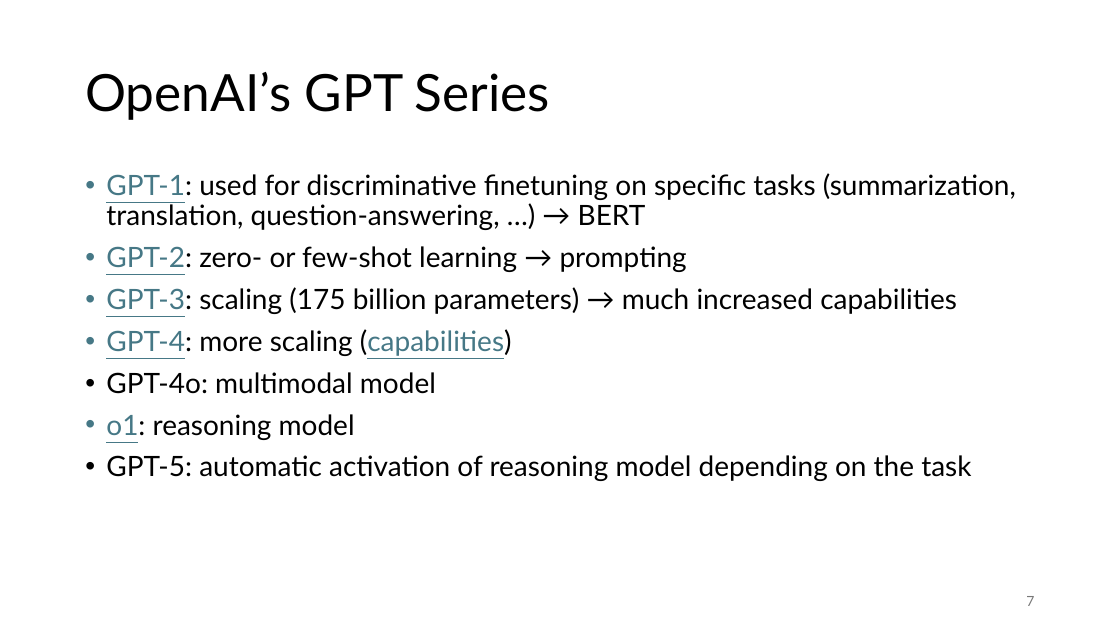
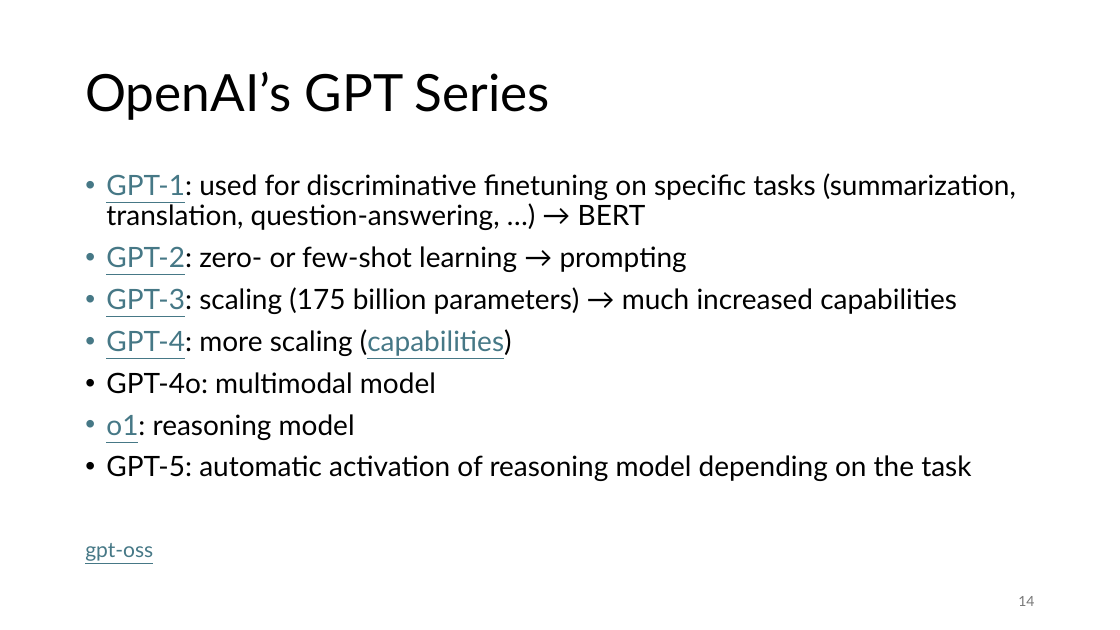
Before and after one commit to FelixWick/language_models, a slide deck: slide 14 of slides/3_LLMs.pptx (slide 7 before the commit). Drawn at 1120x630 pixels with LibreOffice and Linux fonts; fonts in the diff are those of the drawing. Boxes give left, top, right and bottom in pixels: in the first picture for what was removed or moved away, otherwise in the second. Text is boxed around its words. In the diff, an @@ line names an element or a change of style, - is before the commit and + after.

```diff
--- a/slides/3_LLMs.pptx
+++ b/slides/3_LLMs.pptx
@@ text added at (85,543,153,561), 18 pt, text #467886, underline @@
+gpt-oss
@@ page number at (1018,596,1034,606): text changed @@
-7
+14
```
Also in this commit, not shown: 2 other slides changed, 2 slides added, 5 slides removed, 5 other files.
